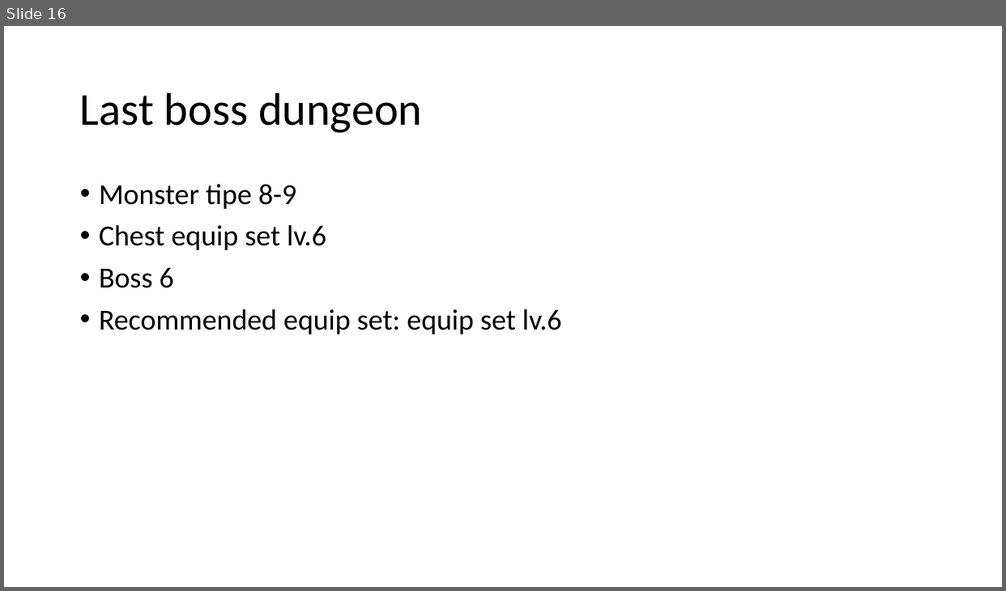
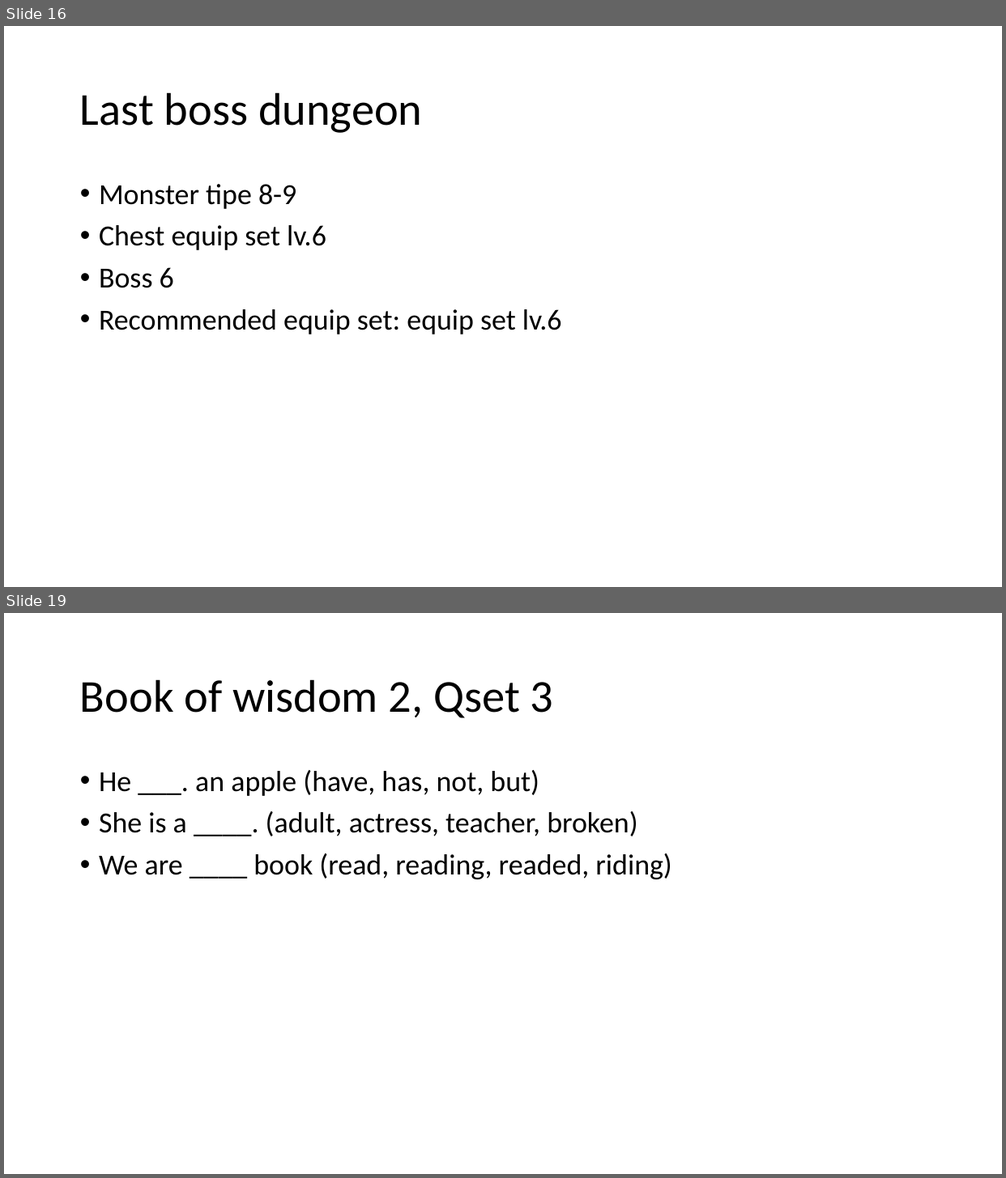
Before and after one commit to nawamkihafahd/PowerOfWisdom, a slide deck: Konsep.pptx. Shown one above the other, each under a label of ours: slide 16 before the commit, slides 16 and 19 after it; the slides between them are not shown. The pictures are 1006x591 and 1006x1178 pixels, drawn with LibreOffice and Linux fonts; fonts in the diff are those of the drawing. Boxes give left, top, right and bottom in pixels: in the first picture for what was removed or moved away, otherwise in the second. Text is boxed around its words. In the diff, an @@ line names an element or a change of style, - is before the commit and + after.

```diff
--- a/Konsep.pptx
+++ b/Konsep.pptx
@@ slide 19 added at bbox=[4, 613, 1002, 1174], background #FFFFFF @@
@@ title added at bbox=[80, 679, 554, 718], 44 pt, text #000000 @@
+Book of wisdom 2, Qset 3
@@ text added at bbox=[99, 770, 671, 879], 28 pt, text #000000 @@
+• He ___. an apple (have, has, not, but)
+• She is a ____. (adult, actress, teacher, broken)
+• We are ____ book (read, reading, readed, riding)
```
Also in this commit, not shown: 1 slide changed, 25 other slides added, 1 other file.
